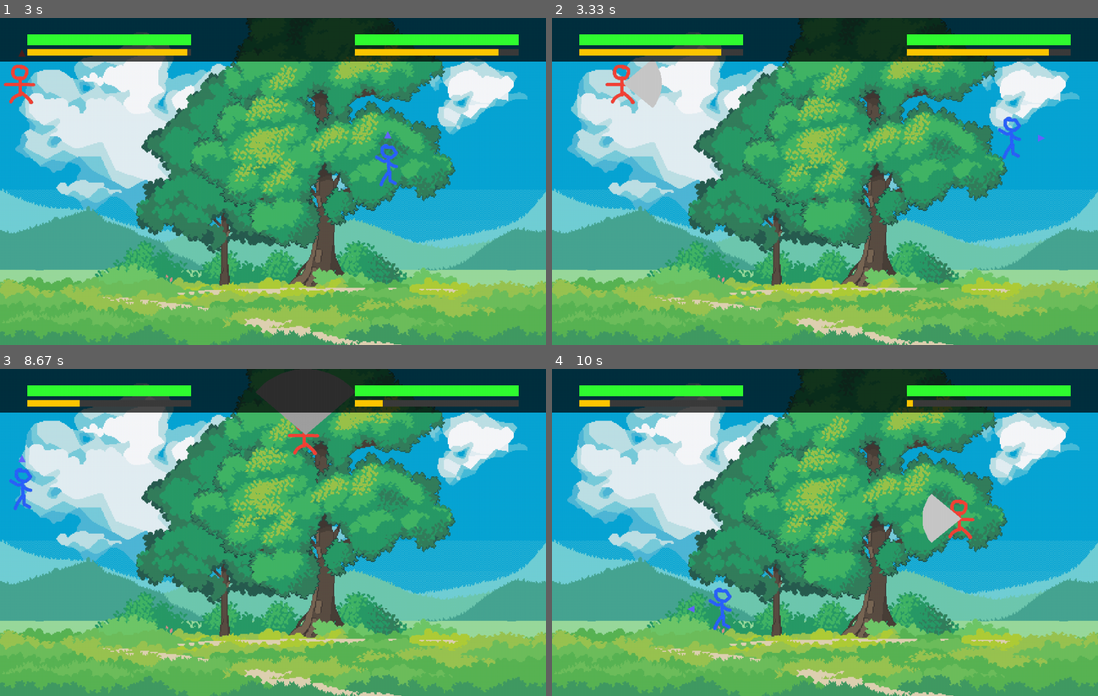
Above: before the commit, frames 1-4 (two rows, left to right).
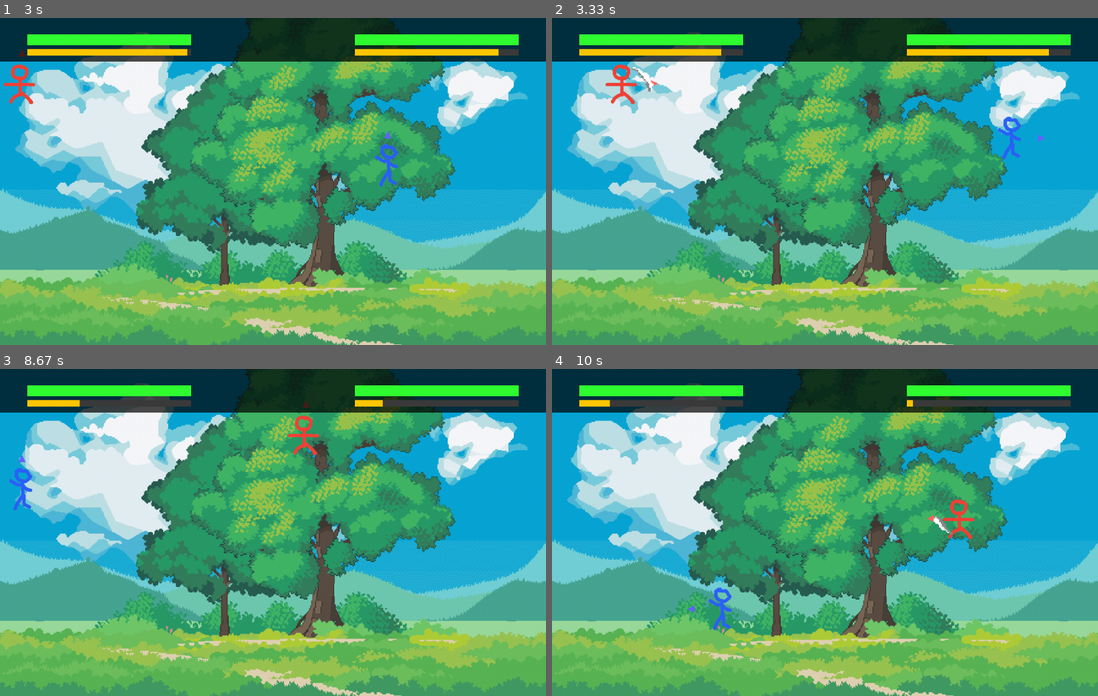
Above: after the commit, the same moments.

Repository: gaoyuanbin/PygameFighting
Game: pygame game, started from pythongame.py
Same seed, same stepped clock (60 frames per second), same inputs: the game is played once before the commit and once after it.
Inputs:
- Up to frame 1 (3 s): tap Enter at 0.33 s; hold Right 0.67-1.13 s; hold Right 1.22-1.68 s; hold D 1.22-1.68 s; hold Left 1.72-2.25 s; hold A 1.72-2.25 s; tap E at 1.87 s; hold Left 2.28-2.68 s; hold A 2.28-2.68 s; tap / at 2.43 s; hold Up from 2.72 s (still down); hold W from 2.72 s (still down)
- Up to frame 2 (3.33 s): release Up at 3.08 s; release W at 3.08 s; hold Right from 3.12 s (still down); hold D from 3.12 s (still down); tap E at 3.27 s
- Up to frame 3 (8.67 s): release Right at 3.75 s; release D at 3.75 s; tap Right Shift at 3.78, 5.5, 6.83, 8.17 s; tap Q at 4.12 s; hold Down 4.45-4.82 s; hold S 4.45-4.82 s; tap E at 4.6, 6, 7.4 s; hold Left 4.85-5.32 s; hold A 4.85-5.32 s; tap / at 5, 6.33, 7.73 s; hold Right 5.35-5.82 s; hold D 5.35-5.82 s; hold Up 5.85-6.15 s; hold W 5.85-6.15 s; hold Right 6.18-6.65 s; hold D 6.18-6.65 s; hold Left 6.68-7.22 s; hold A 6.68-7.22 s; hold Down 7.25-7.55 s; hold S 7.25-7.55 s; hold Left 7.58-7.98 s; hold A 7.58-7.98 s; hold Up 8.02-8.38 s; hold W 8.02-8.38 s; tap R at 8.42 s
- Up to frame 4 (10 s): hold Right 8.75-9.38 s; hold D 8.75-9.38 s; tap / at 8.9 s; hold Down 9.42-9.78 s; hold S 9.42-9.78 s; tap Right Shift at 9.57 s; hold Left from 9.82 s (still down); hold A from 9.82 s (still down); tap E at 9.97 s

Frame 1 is identical in both runs. In frame 2, 0.6% of the frame differs, in the area x 13-21%, y 13-28%; in frame 3, 2.1%, in the area x 46-65%, y 0-21%; in frame 4, 0.6%.

Commit message:
made sure code does not duplicate itself for relay server.py
added animations to normal and super attack to local at least.
added animation spritesheets

Diff:
--- a/pythongame.py
+++ b/pythongame.py
@@ -164,6 +164,33 @@
         # UP
         if dy == -1:
             return pygame.Rect(cx - half_w, cy - radius, half_w * 2, radius)
+
+    def hits_rect(self, other_rect):
+        if not self.attack:
+            return False
+        atk = self.attacks[self.attack]
+        radius = atk["radius"]
+        half_angle = math.radians(atk["degree"] / 2)
+        facing_angle = math.atan2(self.dir[1], self.dir[0])
+        cx = self.x + self.size // 2
+        cy = self.y + self.size // 2
+        points = [
+            (other_rect.centerx, other_rect.centery),
+            (other_rect.left,    other_rect.top),
+            (other_rect.right,   other_rect.top),
+            (other_rect.left,    other_rect.bottom),
+            (other_rect.right,   other_rect.bottom),
+        ]
+        for px, py in points:
+            dist = math.hypot(px - cx, py - cy)
+            if dist > radius:
+                continue
+            angle = math.atan2(py - cy, px - cx)
+            diff = abs(math.atan2(math.sin(angle - facing_angle), math.cos(angle - facing_angle)))
+            if diff <= half_angle:
+                return True
+        return False
+
 def draw_arrow(screen, rect, direction, color):
     dx, dy = direction
     size = 6
@@ -195,6 +222,21 @@
         angle = math.radians(center_angle_deg - half + i * spread_deg / steps)
         points.append((cx + radius * math.cos(angle), cy + radius * math.sin(angle)))
     pygame.draw.polygon(screen, color, points)
+
+
+def draw_slash_anim(screen, player, frames):
+    total = player.attacks[player.attack]["frames"]
+    progress = 1.0 - (player.anim / total) if total > 0 else 1.0
+    idx = min(int(progress * len(frames)), len(frames) - 1)
+    dx, dy = player.dir
+    angle = {(1, 0): 0, (-1, 0): 180, (0, 1): -90, (0, -1): 90}.get((dx, dy), 0)
+    rotated = pygame.transform.rotate(frames[idx], angle)
+    radius = player.attacks[player.attack]["radius"]
+    cx = player.x + player.size // 2
+    cy = player.y + player.size // 2
+    sx = cx + dx * (radius // 2) - rotated.get_width() // 2
+    sy = cy + dy * (radius // 2) - rotated.get_height() // 2
+    screen.blit(rotated, (sx, sy))
 
 
 def draw_online_hud(screen, players, chars, teams):
@@ -476,7 +518,6 @@
 
         pygame.display.flip()
 
-    return None
 
 
 def main_menu(screen, clock):
@@ -643,6 +684,16 @@
 p1_img = pygame.transform.scale(pygame.image.load(os.path.join(_base,"assets", "character1.png")).convert_alpha(), (player_size, player_size))
 p2_img = pygame.transform.scale(pygame.image.load(os.path.join(_base,"assets", "character2.png")).convert_alpha(), (player_size, player_size))
 bg_img = pygame.transform.scale(pygame.image.load(os.path.join(_base,"assets", "bg.png")).convert(), (WIDTH, HEIGHT))
+_slash_sheet = pygame.image.load(os.path.join(_base, "assets", "normalattack.png")).convert_alpha()
+slash_frames = [
+    _slash_sheet.subsurface((col * 80, row * 80, 80, 80))
+    for row in range(3) for col in range(2)
+]
+_super_sheet = pygame.image.load(os.path.join(_base, "assets", "superattack.png")).convert_alpha()
+super_frames = [
+    _super_sheet.subsurface((col * 80, row * 80, 80, 80))
+    for row in range(4) for col in range(3)
+]
 pygame.mixer.music.load(os.path.join(_base,"assets", "bgm.mp3"))
 
 AI_PRESETS = {
@@ -943,8 +994,7 @@
                     continue
                 if online_teams and online_teams[_pid] == online_teams[my_pid]:
                     continue  # no friendly fire
-                _hb = _att.get_hitbox()
-                if _hb and _hb.colliderect(me.rect) and not online_hit_reg.get(_pid, False):
+                if _att.hits_rect(me.rect) and not online_hit_reg.get(_pid, False):
                     me.hp -= _att.attacks[_att.attack]["dmg"]
                     online_hit_reg[_pid] = True
                 if not _att.attack:
@@ -1011,21 +1061,31 @@
             hitbox1 = p1.get_hitbox()
             hitbox2 = p2.get_hitbox()
             if hitbox1:
-                atk1   = p1.attacks[p1.attack]
-                angle1 = math.degrees(math.atan2(p1.dir[1], p1.dir[0]))
-                draw_sector(screen, P1_ATTACK_COLORS[p1.attack],
-                            p1.x + p1.size // 2, p1.y + p1.size // 2,
-                            atk1["radius"], angle1, atk1["degree"])
+                if p1.attack == "normal":
+                    draw_slash_anim(screen, p1, slash_frames)
+                elif p1.attack == "super":
+                    draw_slash_anim(screen, p1, super_frames)
+                else:
+                    atk1   = p1.attacks[p1.attack]
+                    angle1 = math.degrees(math.atan2(p1.dir[1], p1.dir[0]))
+                    draw_sector(screen, P1_ATTACK_COLORS[p1.attack],
+                                p1.x + p1.size // 2, p1.y + p1.size // 2,
+                                atk1["radius"], angle1, atk1["degree"])
             if hitbox2:
-                atk2   = p2.attacks[p2.attack]
-                angle2 = math.degrees(math.atan2(p2.dir[1], p2.dir[0]))
-                draw_sector(screen, P2_ATTACK_COLORS[p2.attack],
-                            p2.x + p2.size // 2, p2.y + p2.size // 2,
-                            atk2["radius"], angle2, atk2["degree"])
-
-            if hitbox1 and hitbox1.colliderect(p2.rect) and not p1.hit:
+                if p2.attack == "normal":
+                    draw_slash_anim(screen, p2, slash_frames)
+                elif p2.attack == "super":
+                    draw_slash_anim(screen, p2, super_frames)
+                else:
+                    atk2   = p2.attacks[p2.attack]
+                    angle2 = math.degrees(math.atan2(p2.dir[1], p2.dir[0]))
+                    draw_sector(screen, P2_ATTACK_COLORS[p2.attack],
+                                p2.x + p2.size // 2, p2.y + p2.size // 2,
+                                atk2["radius"], angle2, atk2["degree"])
+
+            if p1.hits_rect(p2.rect) and not p1.hit:
                 p2.hp -= ATTACKS[p1.attack]["dmg"]; p1.hit = True
-            if hitbox2 and hitbox2.colliderect(p1.rect) and not p2.hit:
+            if p2.hits_rect(p1.rect) and not p2.hit:
                 p1.hp -= ATTACKS[p2.attack]["dmg"]; p2.hit = True
 
             p1hp = max(0, p1.hp)
--- a/relay_server.py
+++ b/relay_server.py
@@ -65,7 +65,6 @@
             except (IndexError, ValueError):
                 max_players = 2
 
-            code       = gen_code()
             room_lock  = threading.Lock()
             full_event = threading.Event()
             room = {
@@ -75,9 +74,12 @@
                 'full':  full_event,
             }
             with lock:
+                code = gen_code()
+                while code in rooms:
+                    code = gen_code()
                 rooms[code] = room
 
-            # Tell host: code, their player index (0), and max_players
+                # Tell host: code, their player index (0), and max_players
             conn.sendall(f'{code} 0 {max_players}\n'.encode())
             print(f'[+] Room {code} ({max_players}p) opened by {addr}')
 
Binary file added: assets/normalattack.png
Binary file added: assets/superattack.png
